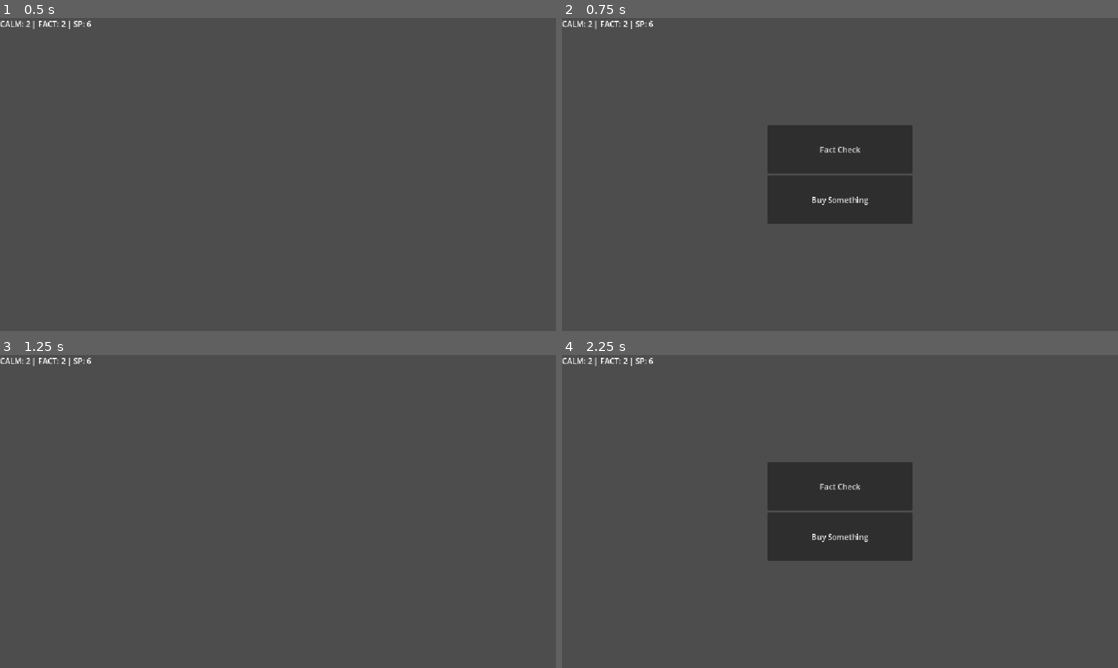
Above: before the commit, frames 1-4 (two rows, left to right).
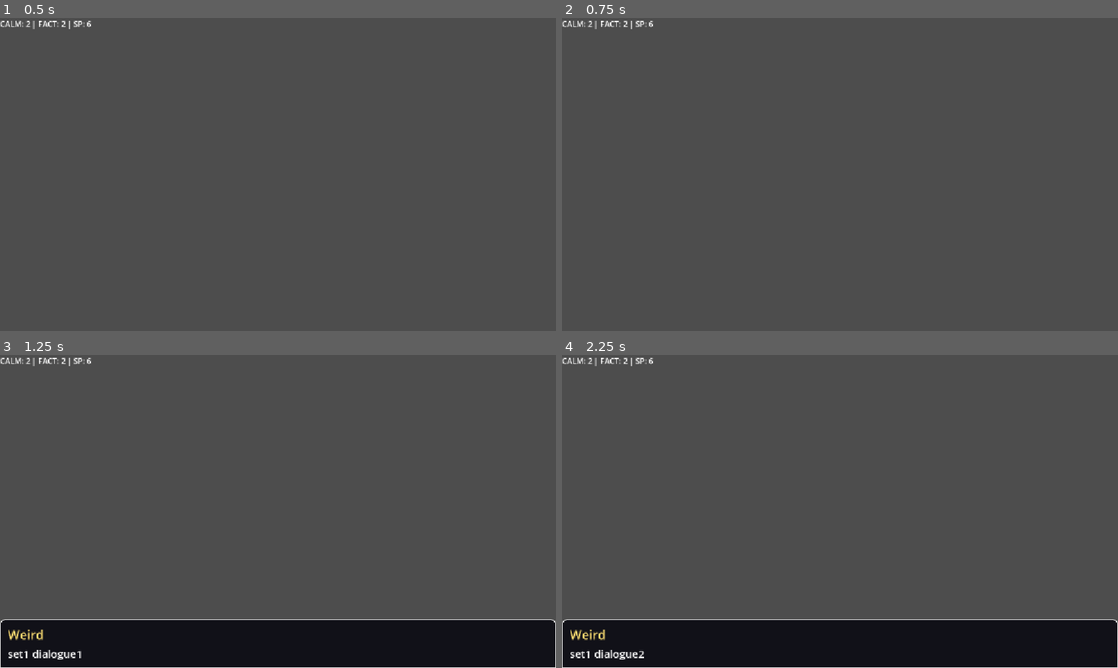
Above: after the commit, the same moments.

Repository: Blulow/octavuss_office
Game: Godot game, scene res://scenes/game.tscn
Two runs of this game, one before a commit and one after it. Both use one fixed random seed, a clock stepped at 60 frames per second and the inputs below. This scene is started directly instead of the project's main scene.
Inputs (mouse positions are in pixels of both pictures, inside the frame that each line leads up to):
- Up to frame 1 (0.5 s): no input
- Up to frame 2 (0.75 s): tap Enter (ui_accept) at 0.5 s; move the mouse to (962, 158) at 0.52 s; hold E (interact) from 0.53 s (still down); click (962, 158) at 0.67 s
- Up to frame 3 (1.25 s): keep holding E (interact); tap Enter (ui_accept) at 0.77, 0.8, 1.07 s
- Up to frame 4 (2.25 s): release E (interact) at 1.25 s; drag from (728, 527) to (812, 574) at 1.27 s; tap Enter (ui_accept) at 2 s; move the mouse to (895, 442) at 2.02 s; hold E (interact) from 2.03 s (still down); click (895, 442) at 2.17 s

Frame 1 is identical in both runs. In frame 2, 7.9% of the frame differs, in the area x 37-63%, y 34-66%; in frame 3, 15%; in frame 4, 23%, in the area x 0-100%, y 34-100%.
Error before the commit: Out of bounds get index '0' (on base: 'Array') (res://scripts/dialogue_scene.gd:53)

Commit message:
add: session manager load multiple sessions

Diff:
--- /dev/null
+++ b/assets/dialog/session2.json
@@ -0,0 +1,178 @@
+{
+	"vars": {
+		"something": 1,
+		"factcheck": true
+	},
+	"sets": [
+		[
+			{
+				"speaker": "N1",
+				"name": "Unordinary",
+				"text": "set1 dialogue1"
+			},
+			{
+				"speaker": "N1",
+				"name": "Unordinary",
+				"text": "set1 dialogue2"
+			},
+			{
+				"choices": [
+					{
+						"text": "choice1 calm+2 sp-2",
+						"response": {
+							"speaker": "N1",
+							"name": "Unordinary",
+							"text": "choice1 response",
+							"effects": {
+								"calm": "+2",
+								"sp": "-2"
+							}
+						}
+					},
+					{
+						"text": "choice2 sp-1",
+						"response": {
+							"speaker": "N1",
+							"name": "Unordinary",
+							"text": "choice2 response",
+							"effects": {
+								"sp": "-1"
+							}
+						},
+						"if": "factcheck",
+						"facts": [
+							{
+								"fact": "fact1",
+								"text": "choice2 with fact1 calm-1",
+								"response": {
+									"speaker": "N1",
+									"name": "Unordinary",
+									"text": "choice2 fact1 response",
+									"effects": {
+										"calm": "-1"
+									}
+								},
+							},
+							{
+								"fact": "fact2",
+								"text": "choice2 with fact2 calm+2",
+								"response": {
+									"speaker": "N1",
+									"name": "Unordinary",
+									"text": "choice2 fact2 response",
+									"effects": {
+										"calm": "+2"
+									}
+								}
+							}
+						]
+					},
+					{
+						"text": "choice3 fact+1 sp+1",
+						"response": {
+							"speaker": "N1",
+							"name": "Unordinary",
+							"text": "choice3 response",
+							"effects": {
+								"fact": "+1",
+								"sp": "+1"
+							}
+						},
+						"if": "factcheck",
+						"facts": [
+							{
+								"fact": "fact1",
+								"text": "choice3 with fact1 fact+2",
+								"response": {
+									"speaker": "N1",
+									"name": "Unordinary",
+									"text": "choice3 fact1 response",
+									"effects": {
+										"fact": "+2"
+									}
+								},
+							},
+							{
+								"fact": "fact3",
+								"text": "choice3 with fact3 fact-1 sp+1",
+								"response": {
+									"speaker": "N1",
+									"name": "Unordinary",
+									"text": "choice3 fact3 response",
+									"effects": {
+										"fact": "-1",
+										"sp": "+1"
+									}
+								}
+							}
+						]
+					}
+				]
+			}
+		],
+		[
+			{
+				"speaker": "N1",
+				"name": "Unordinary",
+				"text": "set2 dialogue1"
+			},
+			{
+				"choices": [
+					{
+						"text": "choice1 fact-1",
+						"response": {
+							"speaker": "N1",
+							"name": "Unordinary",
+							"text": "choice1 response",
+							"effects": {
+								"fact": "-1"
+							}
+						}
+					},
+					{
+						"text": "choice2 calm-2 fact+1 sp+1",
+						"response": {
+							"speaker": "N1",
+							"name": "Unordinary",
+							"text": "choice2 response",
+							"effects": {
+								"calm": "-2",
+								"fact": "+1",
+								"sp": "+1"
+							}
+						},
+						"if": "factcheck",
+						"facts": [
+							{
+								"fact": "fact3",
+								"text": "choice2 fact3 sp-1",
+								"response": {
+									"speaker": "N1",
+									"name": "Unordinary",
+									"text": "choice2 fact3 response",
+									"effects": {
+										"sp": "-1"
+									}
+								},
+							},
+							{
+								"fact": "fact4",
+								"text": "choice2 fact4 calm+1 fact-1 sp-2",
+								"response": {
+									"speaker": "N1",
+									"name": "Unordinary",
+									"text": "choice2 fact4 response",
+									"effects": {
+										"calm": "+1",
+										"fact": "-1",
+										"sp": "-2"
+									}
+								}
+							}
+						]
+					}
+				]
+			}
+		]
+	]
+}
--- a/scenes/game.tscn
+++ b/scenes/game.tscn
@@ -6,6 +6,7 @@
 [ext_resource type="Script" uid="uid://dl58dnjwb7fam" path="res://scripts/session_manager.gd" id="4_p57ef"]
 [ext_resource type="PackedScene" uid="uid://bq03og81goeda" path="res://scenes/dialogue_scene_facts.tscn" id="5_p57ef"]
 [ext_resource type="JSON" path="res://assets/dialog/session1.json" id="5_u5sy4"]
+[ext_resource type="JSON" path="res://assets/dialog/session2.json" id="6_u5sy4"]
 
 [node name="Game" type="Node3D" unique_id=679770426]
 
@@ -50,7 +51,7 @@
 grow_vertical = 2
 script = ExtResource("4_p57ef")
 dialogue_scene = NodePath("../DialogueSceneFacts")
-sessions_files = Array[JSON]([ExtResource("5_u5sy4")])
+sessions_files = Array[JSON]([ExtResource("5_u5sy4"), ExtResource("6_u5sy4")])
 
 [node name="DialogueSceneFacts" parent="." unique_id=1331931773 instance=ExtResource("5_p57ef")]
 
--- a/scripts/UI/choice_ui.gd
+++ b/scripts/UI/choice_ui.gd
@@ -15,12 +15,12 @@
 	get_tree().paused = true
 	print(facts_button.can_process())
 
-func _unhandled_input(event: InputEvent) -> void:
-	if event.is_action_pressed("ui_accept"):
-		if is_ui_open():
-			hide_ui()
-		else:
-			show_ui()
+#func _unhandled_input(event: InputEvent) -> void:
+	#if event.is_action_pressed("ui_accept"):
+		#if is_ui_open():
+			#hide_ui()
+		#else:
+			#show_ui()
 
 
 
--- a/scripts/dialogue_scene.gd
+++ b/scripts/dialogue_scene.gd
@@ -15,13 +15,17 @@
 var _vars: Dictionary = {}
 var _index := -1
 var _set_index := 0
-var _finished := false
+var _finished := true
 var _choosing := false
 var _choices: Array = []
 
+func _ready() -> void:
+	choice_box.chosen.connect(_on_choice_chosen)
+
 func start_session(path: String):
+	_finished = false
+	_set_index = 0
 	_load_dialog(path)
-	choice_box.chosen.connect(_on_choice_chosen)
 	_advance()
 
 
@@ -40,6 +44,8 @@
 
 func _unhandled_input(event: InputEvent) -> void:
 	if event.is_action_pressed("ui_accept") or event.is_action_pressed("interact"):
+		if _finished: return
+
 		_advance()
 
 
--- a/scripts/dialogue_scene_facts.gd
+++ b/scripts/dialogue_scene_facts.gd
@@ -7,11 +7,14 @@
 var _unlocked: Dictionary = {}
 var _current_options: Array = []
 
+func _ready() -> void:
+	super()
+	facts_box.drag_started.connect(_on_fact_drag_started)
+	facts_box.drag_ended.connect(_on_fact_drag_ended)
+
 func start_session(path: String) -> void:
 	super.start_session(path)
 	#choice_box.fact_dropped.connect(_on_fact_dropped)
-	facts_box.drag_started.connect(_on_fact_drag_started)
-	facts_box.drag_ended.connect(_on_fact_drag_ended)
 	if not _choosing:
 		facts_box.show_facts(_facts, [])
 
--- a/scripts/session_manager.gd
+++ b/scripts/session_manager.gd
@@ -2,12 +2,26 @@
 class_name SessionManager
 
 @export var dialogue_scene: DialogueScene
-
 @export var sessions_files: Array[JSON]
 
+var index: int = 0
+
 func _ready():
-	await get_tree().create_timer(3.0).timeout
-	load_session(sessions_files[0])
+	dialogue_scene.finished.connect(_on_dialogue_finished)
+
+	await get_tree().create_timer(1.0).timeout
+	load_next_session(true)
 
 func load_session(session_file: JSON) -> void:
 	dialogue_scene.start_session(session_file.resource_path)
+
+func load_next_session(first = false) -> void:
+	if !first: index += 1
+
+	if index >= sessions_files.size():
+		printerr("out of bounds")
+		return
+	load_session(sessions_files[index])
+
+func _on_dialogue_finished() -> void:
+	load_next_session()
